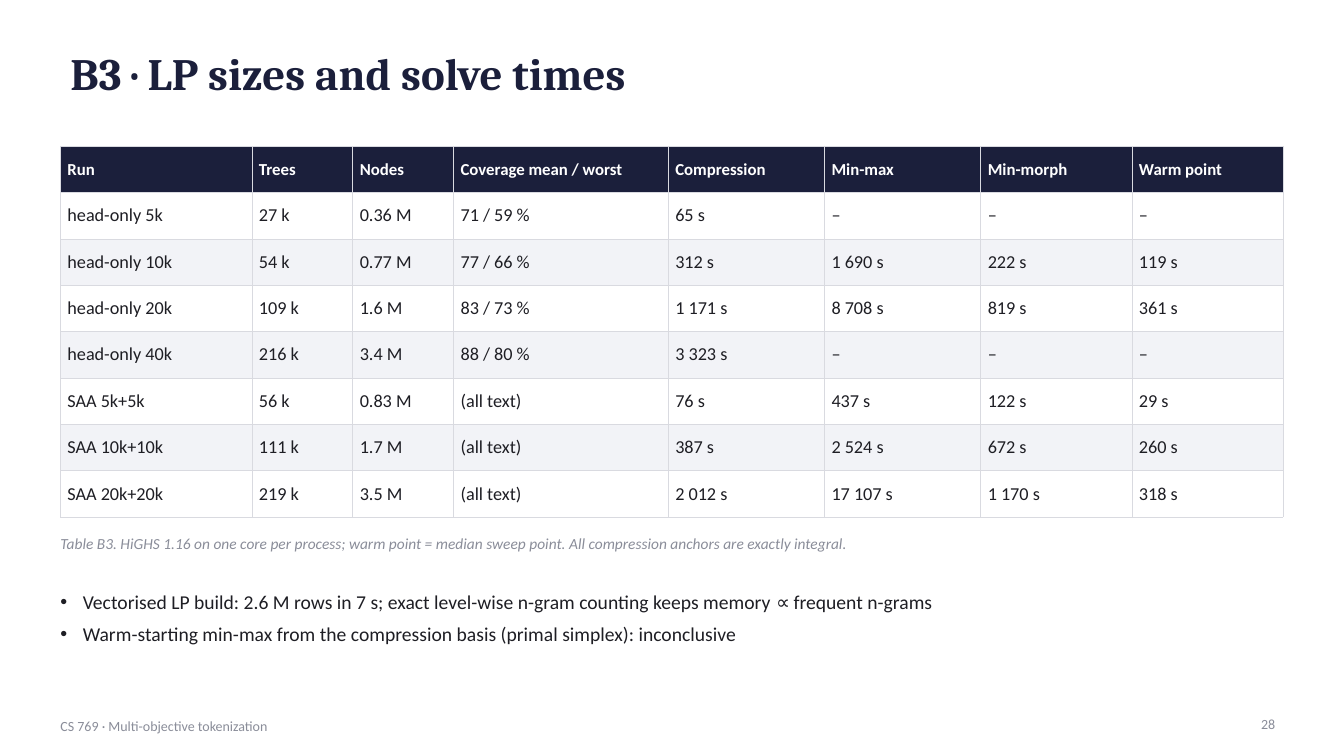
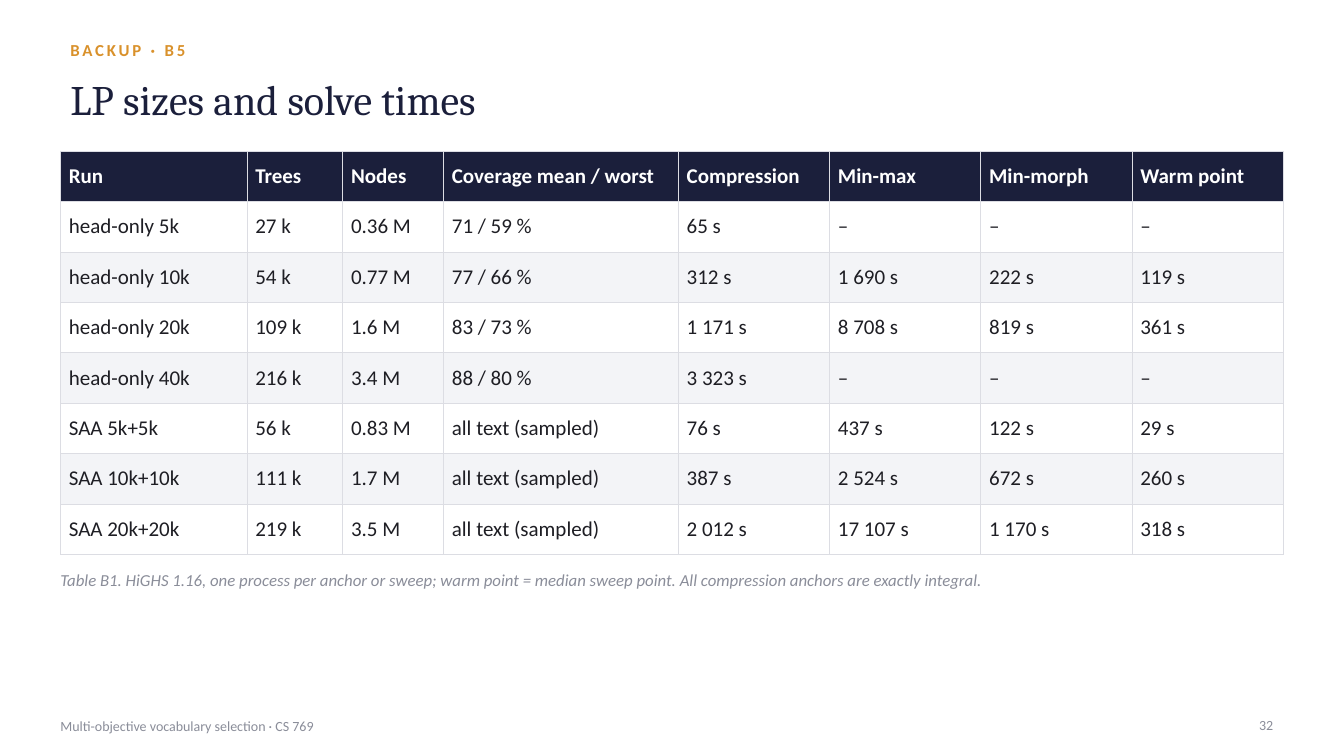
Before and after one commit to n6m9n/769, a slide deck: slide 32 of report/presentation.pptx (slide 28 before the commit). Drawn at 1344x756 pixels with LibreOffice and Linux fonts; fonts in the diff are those of the drawing. Boxes give left, top, right and bottom in pixels: in the first picture for what was removed or moved away, otherwise in the second. Text is boxed around its words. In the diff, an @@ line names an element or a change of style, - is before the commit and + after.

```diff
--- a/report/presentation.pptx
+++ b/report/presentation.pptx
@@ text added at [70,45,186,56], 12 pt, text #D9912B, bold @@
+BACKUP · B5
@@ title at [70,86,475,116]: text changed; size 32 to 30 pt; bold off @@
-B3 · LP sizes and solve times
+LP sizes and solve times
@@ table at [60,151,1284,544] @@
-row 6, column 4: (all text)
+row 6, column 4: all text (sampled)
-row 7, column 4: (all text)
+row 7, column 4: all text (sampled)
-row 8, column 4: (all text)
+row 8, column 4: all text (sampled)
@@ fill #F2F3F7 to #F3F4F7 in 24 cells @@
@@ size 12 to 15 pt in "Run", "Trees", "Nodes", "Coverage mean / worst" and 4 more places @@
@@ size 13 to 15 pt in "head-only 5k", "27 k", "0.36 M", "71 / 59 %" and 49 more places @@
@@ borders changed @@
@@ table: place and size @@
-table at [60,146,1284,507]
+table at [60,151,1284,544]
@@ text at [60,574,982,589]: text changed; size 11 to 12 pt @@
-Table B3. HiGHS 1.16 on one core per process; warm point = median sweep point. All compression anchors are exactly integral.
+Table B1. HiGHS 1.16, one process per anchor or sweep; warm point = median sweep point. All compression anchors are exactly integral.
@@ text removed at [83,595,932,645] @@
-• Vectorised LP build: 2.6 M rows in 7 s; exact level-wise n-gram counting keeps memory ∝ frequent n-grams
-• Warm-starting min-max from the compression basis (primal simplex): inconclusive
@@ page number removed at [1261,719,1275,729] @@
-28
@@ text at [60,721,313,733]: text changed @@
-CS 769 · Multi-objective tokenization
+Multi-objective vocabulary selection · CS 769
@@ page number added at [1259,721,1273,730], 10 pt, text #8A8D99 @@
+32
```
Also in this commit, not shown: 17 other slides changed, 19 slides added, 13 slides removed, 18 other files.
